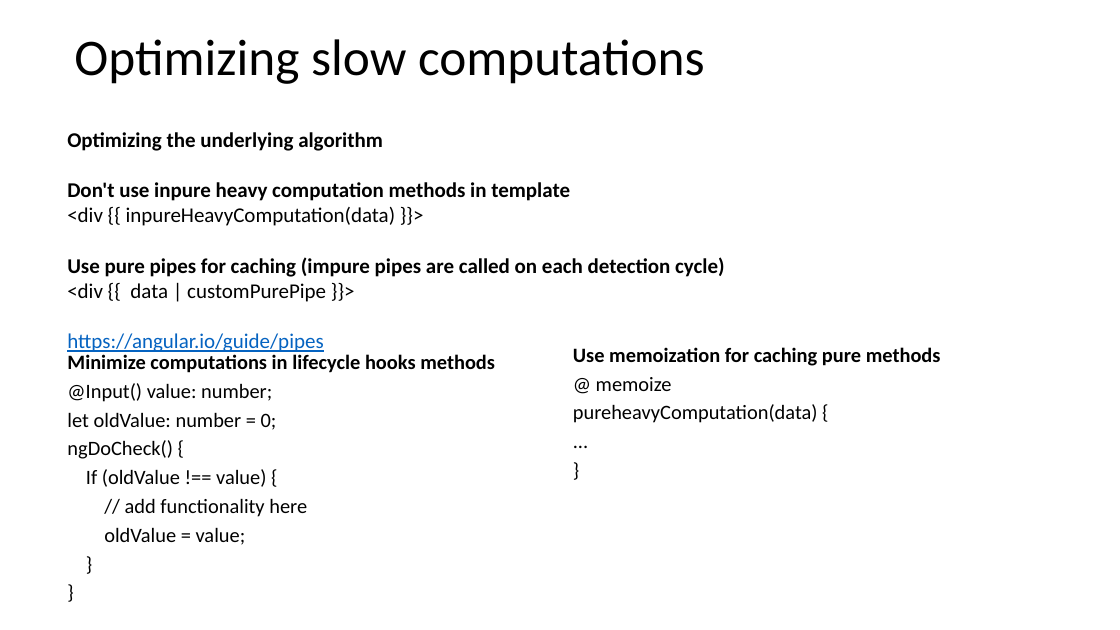
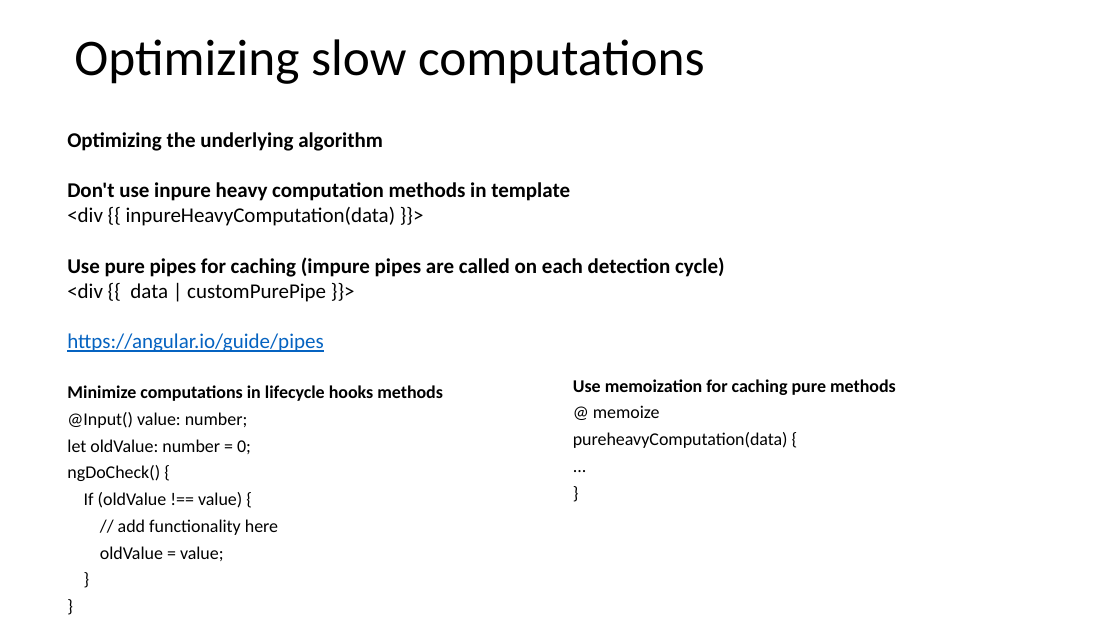
Before and after one commit to marius-oprea/onPush, a slide deck: slide 3 of presentation/Presentation.pptx. Drawn at 1120x630 pixels with LibreOffice and Linux fonts; fonts in the diff are those of the drawing. Boxes give left, top, right and bottom in pixels: in the first picture for what was removed or moved away, otherwise in the second. Text is boxed around its words. In the diff, an @@ line names an element or a change of style, - is before the commit and + after.

```diff
--- a/presentation/Presentation.pptx
+++ b/presentation/Presentation.pptx
@@ text "Minimize computations in lifecycle hooks ...": place and size @@
-text "Minimize computations in lifecycle hooks ..." at [67, 354, 495, 545]
+text "Minimize computations in lifecycle hooks ..." at [67, 385, 443, 561]
@@ text "Minimize computations in lifecycle hooks ..." at [67, 385, 443, 561]: size 17.5 to 15.4 pt @@
@@ text "Use memoization for caching pure ..." at [573, 379, 896, 448]: size 17.5 to 15.4 pt @@
@@ text "Use memoization for caching pure ...": place and size @@
-text "Use memoization for caching pure ..." at [573, 347, 941, 423]
+text "Use memoization for caching pure ..." at [573, 379, 896, 448]
```
Also in this commit, not shown: 1 other slide changed, 1 slide added, 4 other files.
